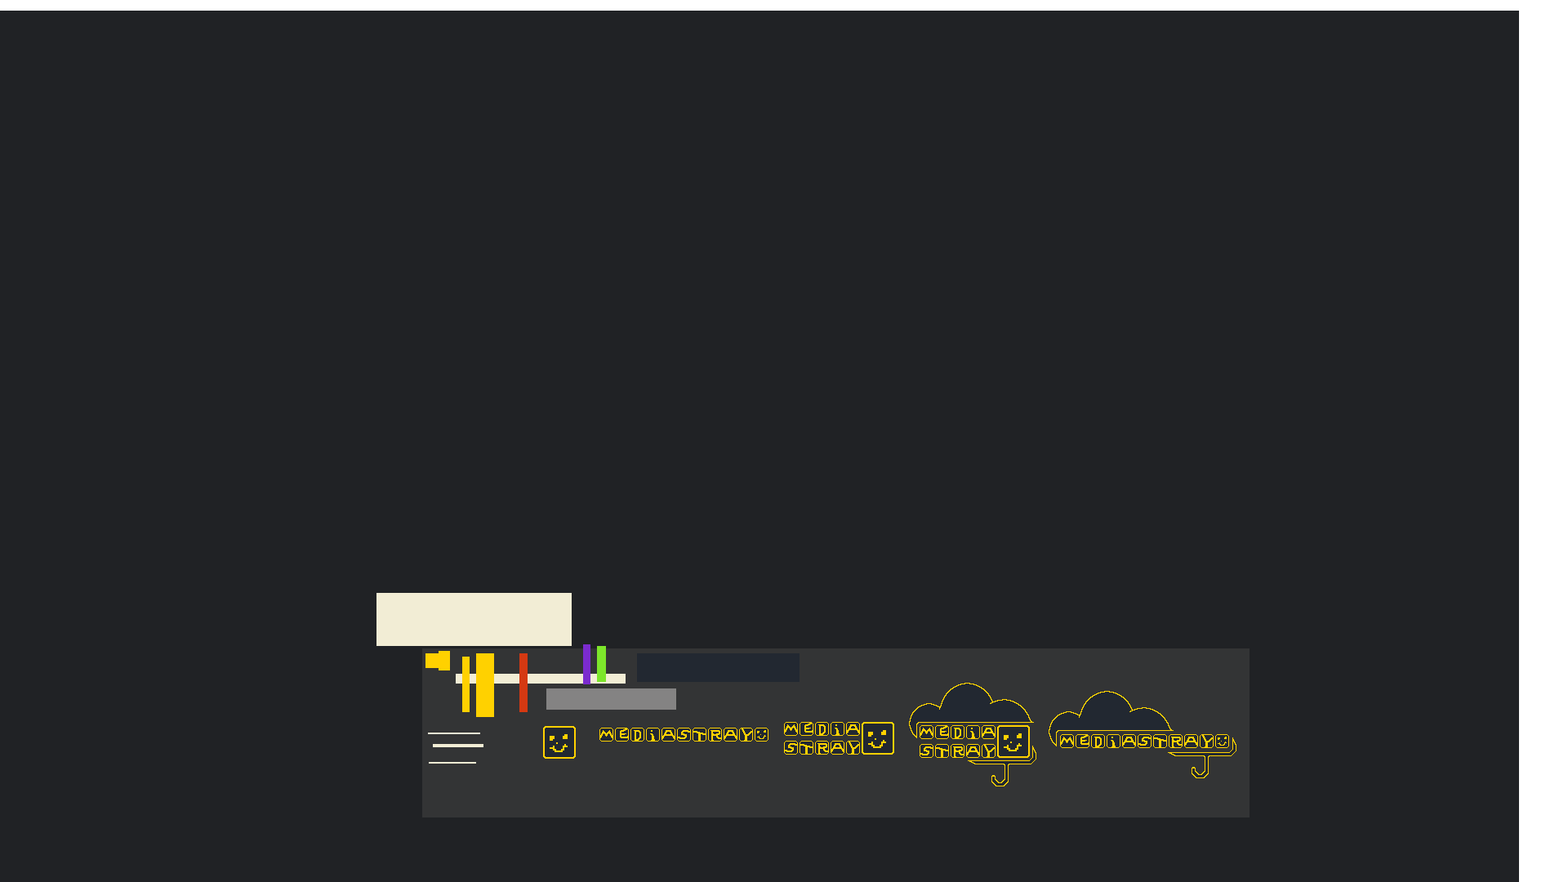
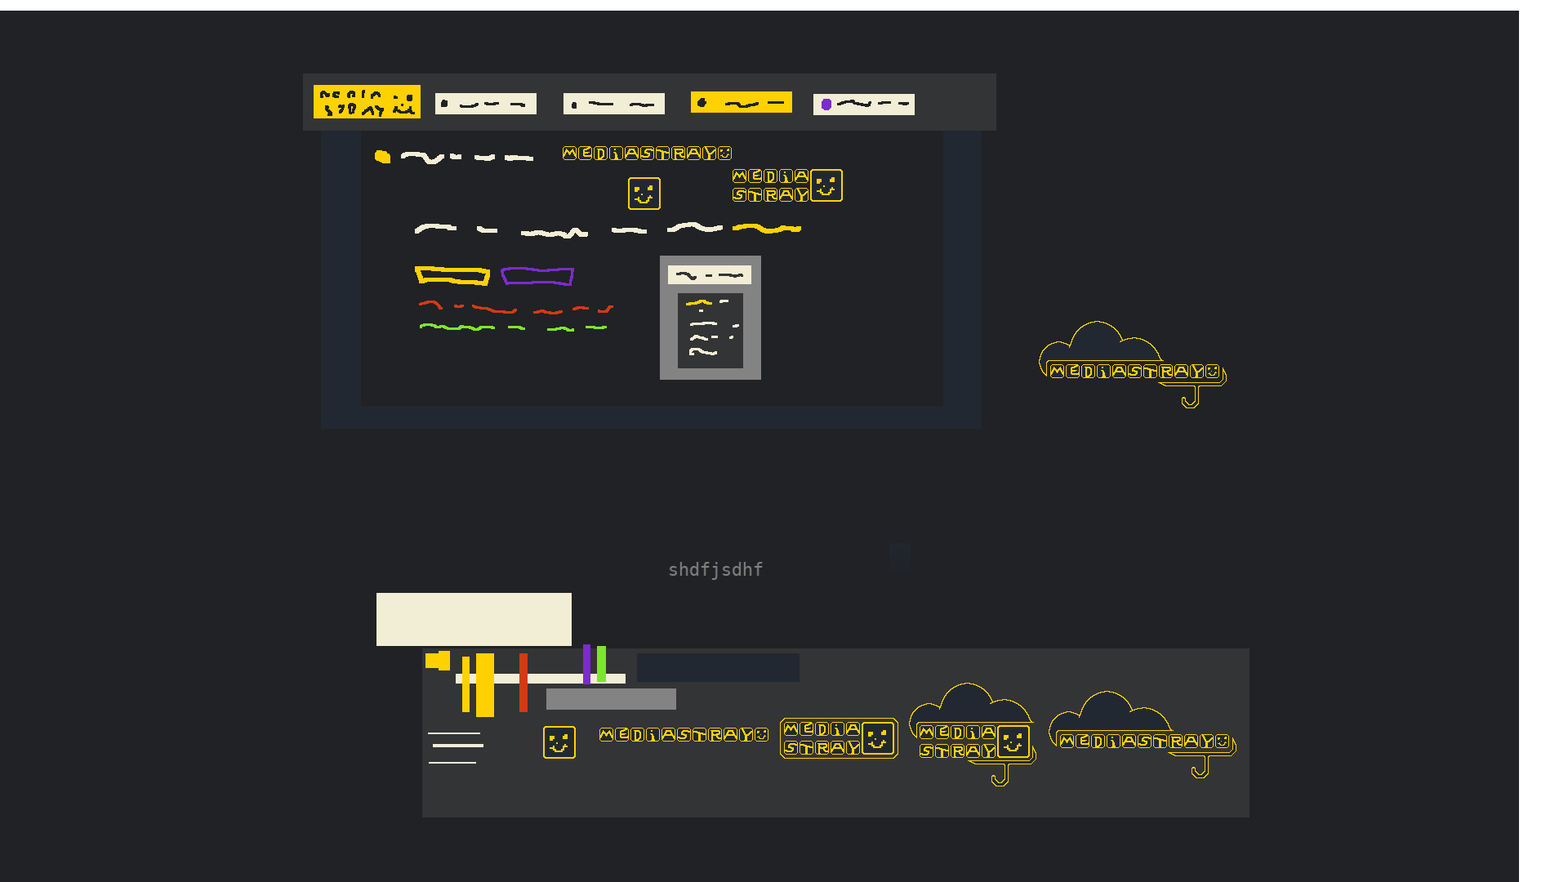
Layers edited between the first and the second 1568×882 image:
added layer "LogoE.png" above "LogoD.png" over (x1=1038, y1=320, x2=1227, y2=409)
added layer "logoA.png #1" above "LogoBgrande.png" over (x1=732, y1=169, x2=843, y2=202)
added layer "LogoBgrande.png" above "LogoC.png" over (x1=628, y1=177, x2=661, y2=210)
added layer "LogoC.png" above "ALIAROID #1" over (x1=562, y1=146, x2=732, y2=161)
added layer "ALIAROID #1" above "ALIAROID" over (x1=302, y1=73, x2=997, y2=429)
added layer "logoA.png" above "Pasted Layer #1" over (x1=588, y1=159, x2=699, y2=192)
showed "Pasted Layer #1" over (x1=889, y1=543, x2=911, y2=571)
showed "Pasted Layer #5" over (x1=779, y1=717, x2=899, y2=759)
showed "shdfjsdhf" over (x1=668, y1=561, x2=763, y2=581)